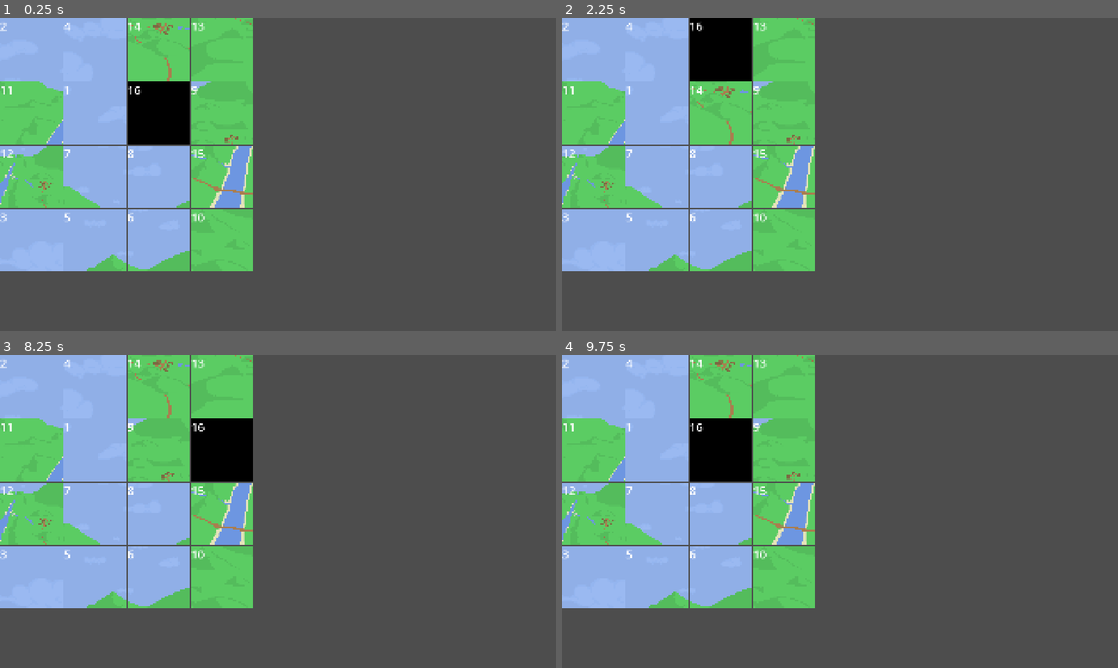
Above: before the commit, frames 1-4 (two rows, left to right).
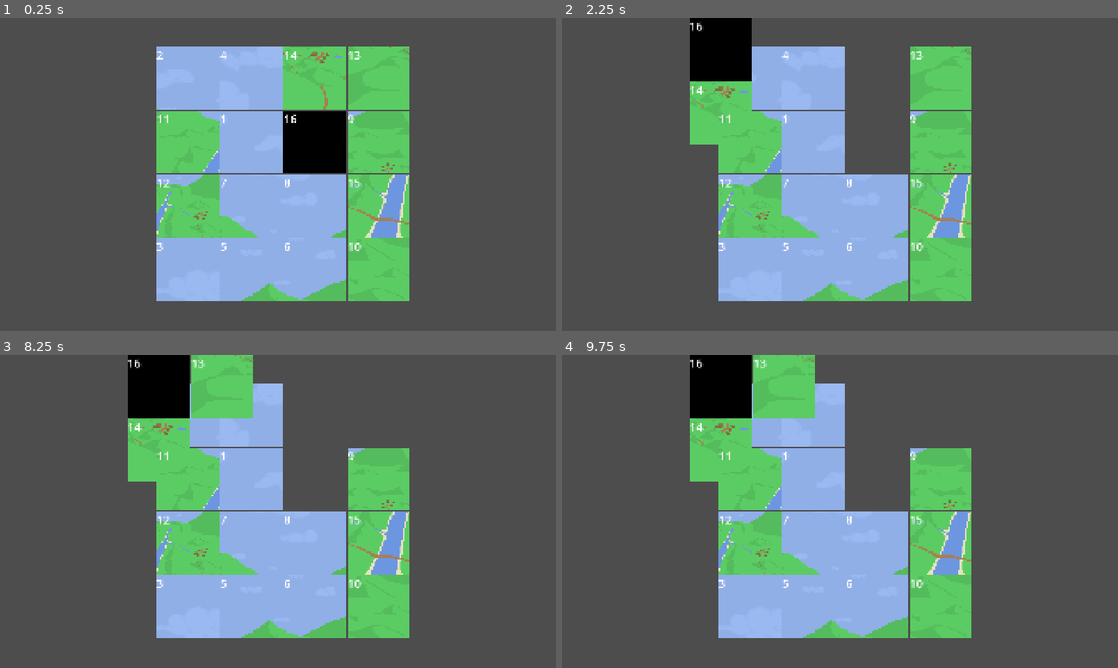
Above: after the commit, the same moments.

Repository: Peanutypowers/Technical-Hurdles
Game: Godot game, scene res://Scenes/board.tscn
The game is run twice, just before and just after one commit, with the same random seed, the same clock (stepped at 60 frames per second) and the same inputs. This scene is started directly instead of the project's main scene.
Inputs:
- Up to frame 1 (0.25 s): no input
- Up to frame 2 (2.25 s): click "2" at 0.5 s; click "4" at 1.25 s; click "14" at 2 s
- Up to frame 3 (8.25 s): click "14" at 2.75 s; click "13" at 3.5 s; click "13" at 4.25 s; click "11" at 5 s; click "1" at 5.75 s; click "1" at 6.5 s; click "16" at 7.25 s; click "9" at 8 s
- Up to frame 4 (9.75 s): click "16" at 8.75 s; click "9" at 9.5 s

The runs differ from the first frame. In frame 1, 58% of the frame differs, in the area x 0-74%, y 0-91%; in frame 2, 49%; in frame 3, 47%; in frame 4, 49%.

Commit message:
Centering board

Diff:
--- a/Scenes/board.gd
+++ b/Scenes/board.gd
@@ -31,7 +31,7 @@
 		board.append([])
 		for c in range(board_size):
 			var tile = tile_scene.instantiate()
-			tile.set_position(Vector2(c * tile_size * 2.75, r * tile_size * 2.75))
+			tile.set_position(Vector2(540 + (c * tile_size * 2.75), 100 + (r * tile_size * 2.75)))
 			tile.scale = Vector2(0.01 * tile_size, 0.01 * tile_size)
 			tile.num = arr[r * board_size + c]
 			tile.row = r
